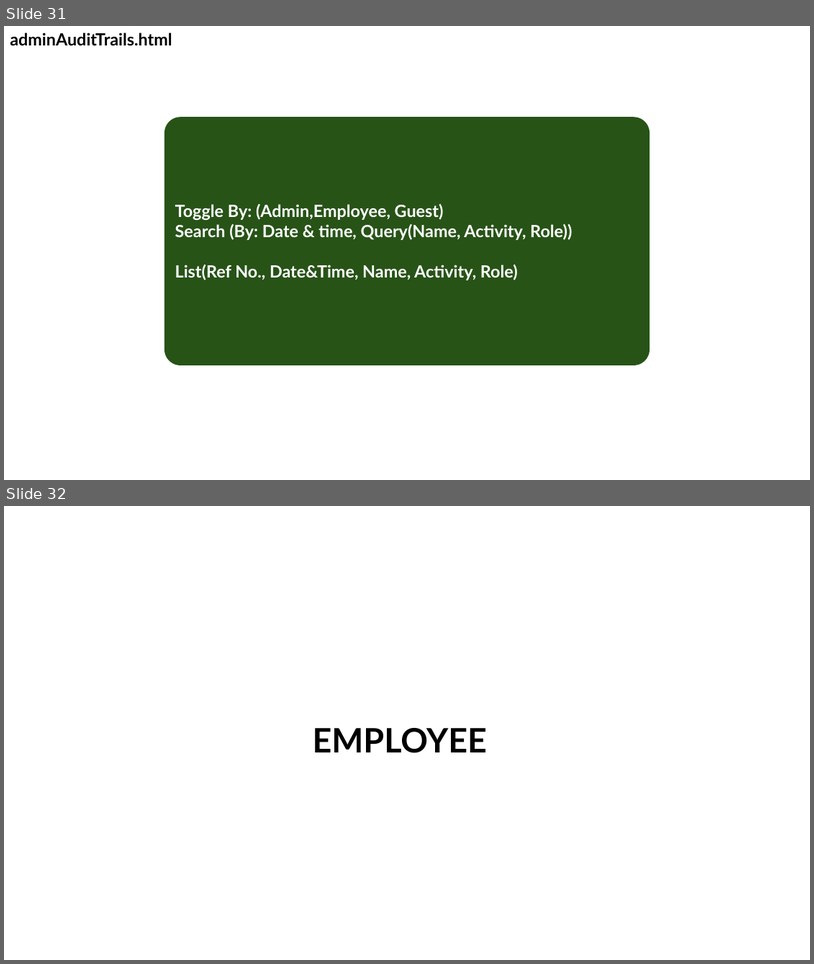
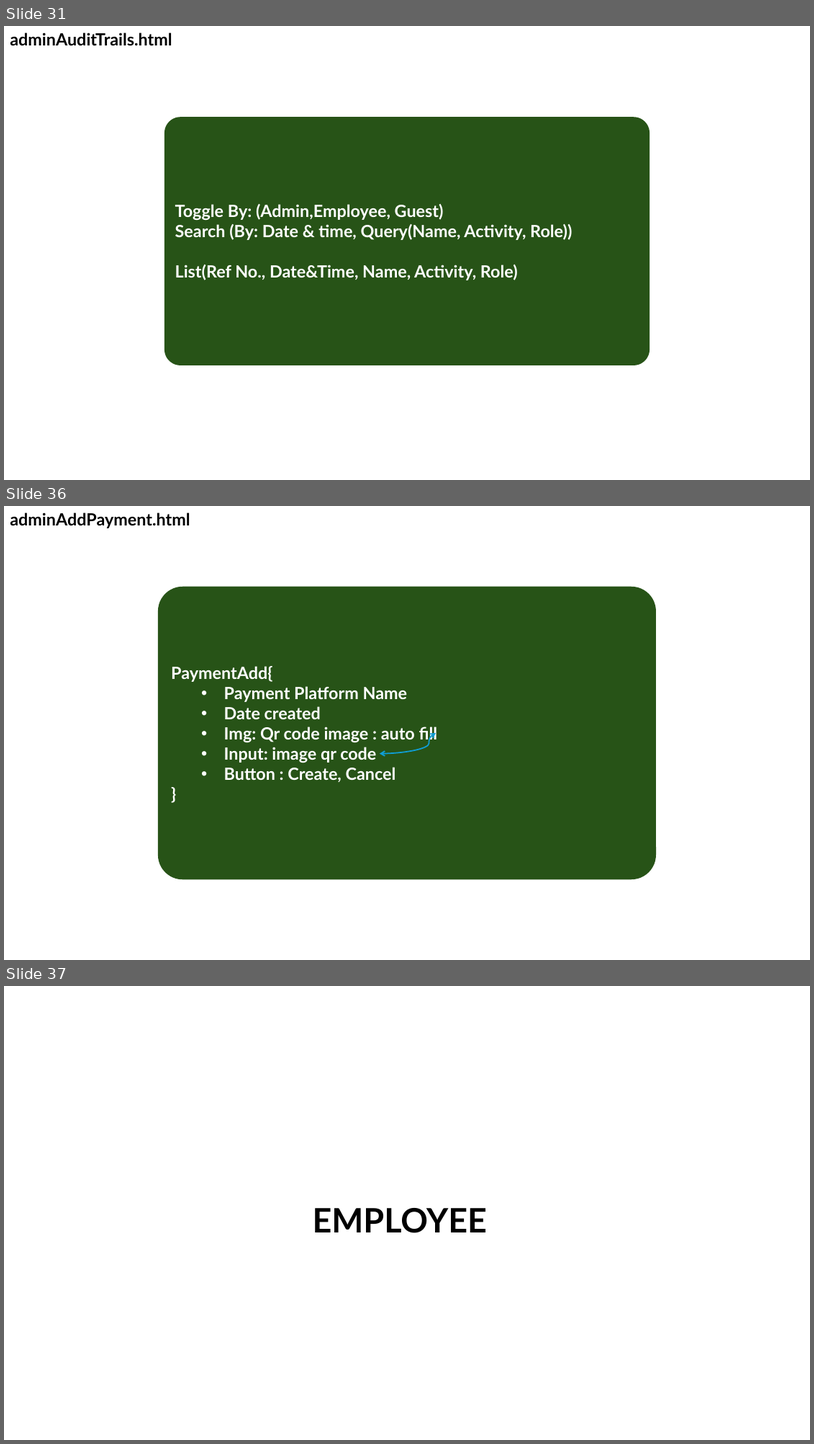
Before and after one commit to Booking-Resevation-Betcha-Homie-House/CAPSTONE-Development-Road-Map, a slide deck: betchaBooking-USECASE.pptx. Shown one above the other, each under a label of ours: slides 31 and 32 before the commit, slides 31, 36 and 37 after it; the slides between them are not shown. The pictures are 814x964 and 814x1444 pixels, drawn with LibreOffice and Linux fonts; fonts in the diff are those of the drawing. Boxes give left, top, right and bottom in pixels: in the first picture for what was removed or moved away, otherwise in the second. Text is boxed around its words. In the diff, an @@ line names an element or a change of style, - is before the commit and + after.

```diff
--- a/betchaBooking-USECASE.pptx
+++ b/betchaBooking-USECASE.pptx
@@ slide 36 added at bbox=[4, 506, 810, 960], background #FFFFFF @@
@@ text added at bbox=[10, 512, 190, 528], 20 pt, text #000000, bold @@
+adminAddPayment.html
@@ rounded rectangle added at bbox=[158, 587, 657, 879], fill #275417, 20 pt, text #FFFFFF, bold @@
+PaymentAdd{
+  • Payment Platform Name
+  • Date created
+  • Img: Qr code image : auto fill
+  • Input: image qr code
+  • Button : Create, Cancel
+}
@@ curved double arrow added from (436, 733) to (380, 754), #0F9ED5 1.5 pt @@
@@ what was slide 32 is now slide 37 @@
```
Also in this commit, not shown: 2 slides changed, 4 other slides added, 1 other file.
